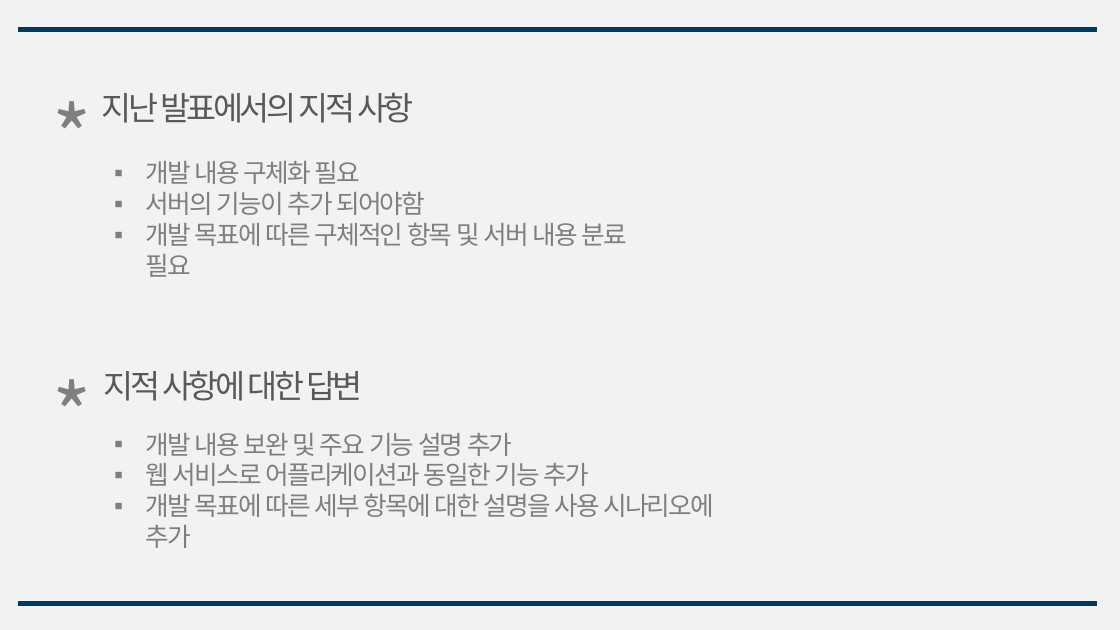
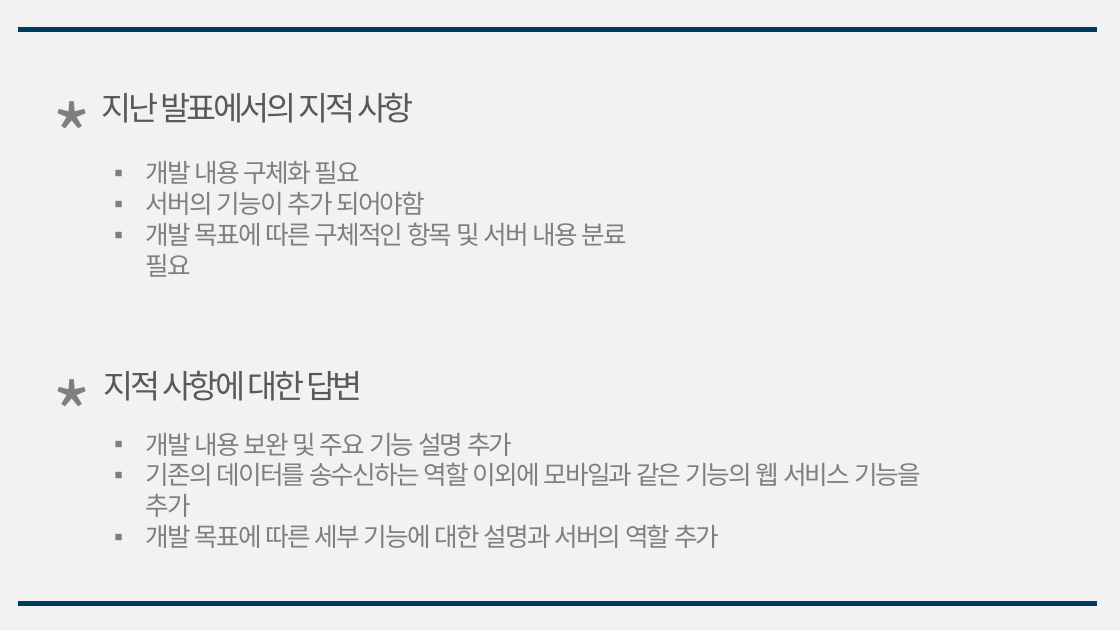
Before and after one commit to gmlrud1211/project, a slide deck: slide 3 of document/설계서.pptx. Drawn at 1120x630 pixels with LibreOffice and Linux fonts; fonts in the diff are those of the drawing. Boxes give left, top, right and bottom in pixels: in the first picture for what was removed or moved away, otherwise in the second. Text is boxed around its words. In the diff, an @@ line names an element or a change of style, - is before the commit and + after.

```diff
--- a/document/설계서.pptx
+++ b/document/설계서.pptx
@@ text at box(146, 462, 921, 548): text changed @@
-▪ 웹 서비스로 어플리케이션과 동일한 기능 추가
-▪ 개발 목표에 따른 세부 항목에 대한 설명을 사용 시나리오에 추가
+▪ 기존의 데이터를 송수신하는 역할 이외에 모바일과 같은 기능의 웹 서비스 기능을 추가
+▪ 개발 목표에 따른 세부 기능에 대한 설명과 서버의 역할 추가
```
Also in this commit, not shown: 7 other slides changed, 3 slides added, 4 slides removed, 9 other files.
